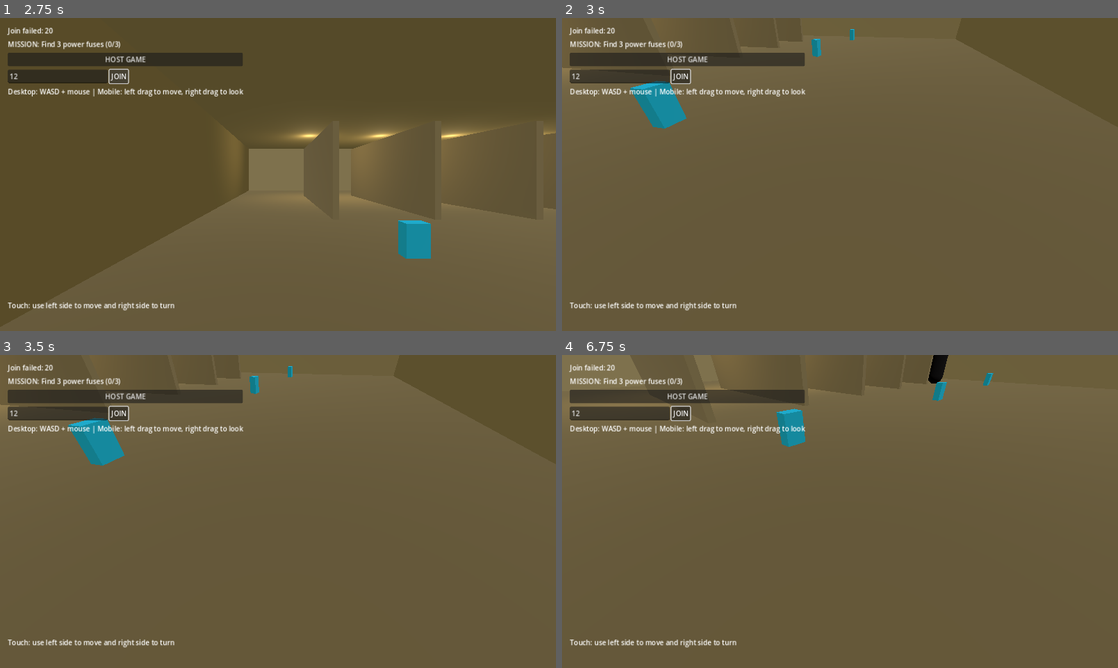
Above: before the commit, frames 1-4 (two rows, left to right).
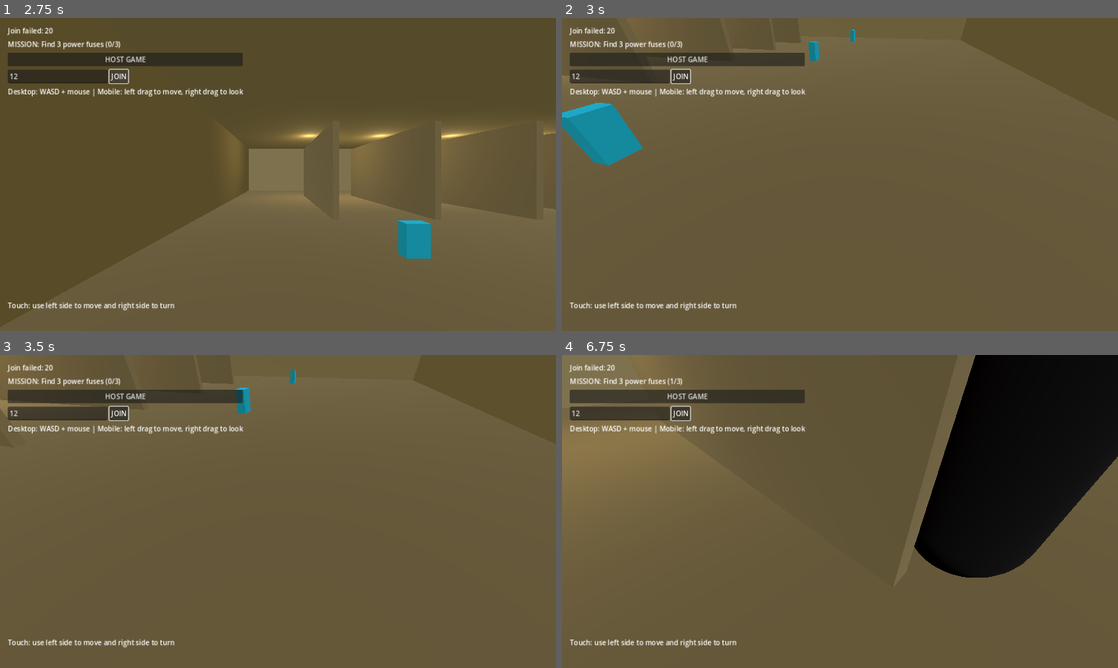
Above: after the commit, the same moments.

Repository: blackwizard80/backrooms-lost-together
Game: Godot game, scene res://scenes/main.tscn
The game is run twice, just before and just after one commit, with the same random seed, the same clock (stepped at 60 frames per second) and the same inputs.
Inputs (mouse positions are in pixels of both pictures, inside the frame that each line leads up to):
- Up to frame 1 (2.75 s): click (55, 77) at 0.52 s; type "12" at 0.6 s; click "HOST GAME" at 1.25 s; click "JOIN" at 2 s
- Up to frame 2 (3 s): move the mouse to (867, 174) at 2.77 s; hold W (move_forward, bound only after the commit) from 2.78 s (still down)
- Up to frame 3 (3.5 s): keep holding W (move_forward, bound only after the commit)
- Up to frame 4 (6.75 s): keep holding W (move_forward, bound only after the commit); move the mouse to (812, 511) at 3.52 s; move the mouse to (851, 505) at 4.27 s; move the mouse to (834, 517) at 5.02 s; move the mouse to (878, 514) at 5.77 s; move the mouse to (795, 508) at 6.52 s

Frame 1 is identical in both runs. In frame 2, 3.0% of the frame differs, in the area x 0-53%, y 3-48%; in frame 3, 1.5%; in frame 4, 22%, in the area x 0-100%, y 0-72%.

Commit message:
Add keyboard input map for player controls

Diff:
--- a/project.godot
+++ b/project.godot
@@ -4,6 +4,24 @@
 config/name="BACKROOMS: LOST TOGETHER"
 run/main_scene="res://scenes/main.tscn"
 config/features=PackedStringArray("4.3", "GL Compatibility")
+
+[input]
+move_forward={
+"deadzone": 0.2,
+"events": [Object(InputEventKey,"physical_keycode":87)]
+}
+move_back={
+"deadzone": 0.2,
+"events": [Object(InputEventKey,"physical_keycode":83)]
+}
+move_left={
+"deadzone": 0.2,
+"events": [Object(InputEventKey,"physical_keycode":65)]
+}
+move_right={
+"deadzone": 0.2,
+"events": [Object(InputEventKey,"physical_keycode":68)]
+}
 
 [display]
 window/size/viewport_width=1280
